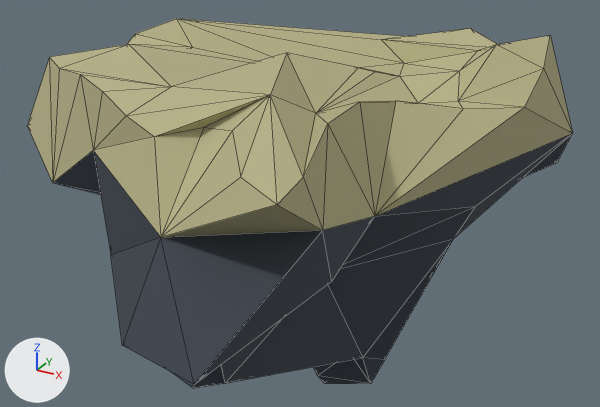
Renders of the FBX model Export/fbx/rock021.FBX from each side of a commit.
The view is the same before and after, from a 50 mm lens placed at (11.5, -19.7, 12.2), pointed at (0.4, 0.4, 2.1). Arrows for +X, +Y and +Z are at lower left; the lights stay in place. Mesh edges are drawn as thin lines. Where no turn or scale is listed for an object, it has been applied to the vertices.

Objects in the first picture: 'rock_021'.
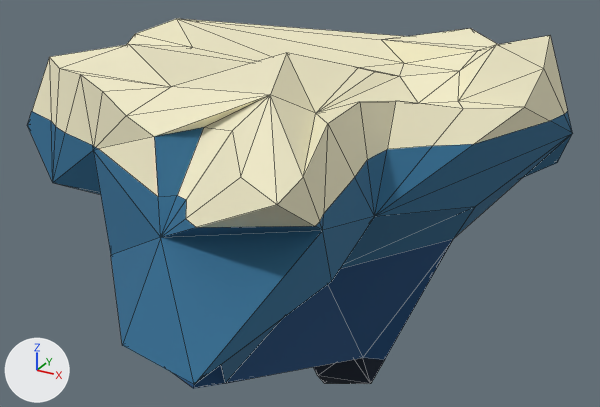
Diff of the bpy script that builds the scene:
```diff
--- a/Export/fbx/rock021.FBX.py
+++ b/Export/fbx/rock021.FBX.py
@@ img_color_palette_png @@
+img_color_palette_png = load_image('color_palette.png', '../texture/color_palette.png', 1120, 896, 'sRGB')
@@ mat_color_palette @@
+mat_color_palette = principled_material('color_palette')
+mat_color_palette.texture = img_color_palette_png
+mat_color_palette.roughness = 0.859
@@ me_mesh @@
 # used by ob_rock_021; location = (0.0, 0.0, 0.0)
-me_mesh.from_pydata(...)  # 102 vertices, 200 faces; spans x -9.1..7.2, y -8.9..6.8, z -5.6..7.1
+me_mesh.from_pydata(...)  # 146 vertices, 244 faces; spans x -9.1..7.2, y -8.9..6.8, z -5.6..7.1
+# me_mesh part 1
+# 44 faces are deleted
+# 44 vertices are added at x -7.2..7.0, y -6.9..6.4, z 4.7
+# 88 new faces join them
+# me_mesh part 2: 90 faces spanning x -9.1..7.2, y -8.9..6.4, z -5.6..4.6 switch from mat_felsen (dark blue #384049) to mat_color_palette (picture img_color_palette_png)
+# me_mesh part 3: 66 faces spanning x -6.6..6.5, y -7.6..6.8, z 5.3..7.1 switch from mat_land (beige #b5b086) to mat_color_palette (picture img_color_palette_png)
```

Boxes (x1, y1, x2, y2) around the edits, measured in the pictures (600 x 407 px):
part 1 of me_mesh, built on
    both: (27, 36, 573, 237)
part 2 of me_mesh, recoloured (black to blue)
    both: (53, 133, 573, 389)
part 3 of me_mesh, recoloured
    both: (50, 18, 550, 204)
